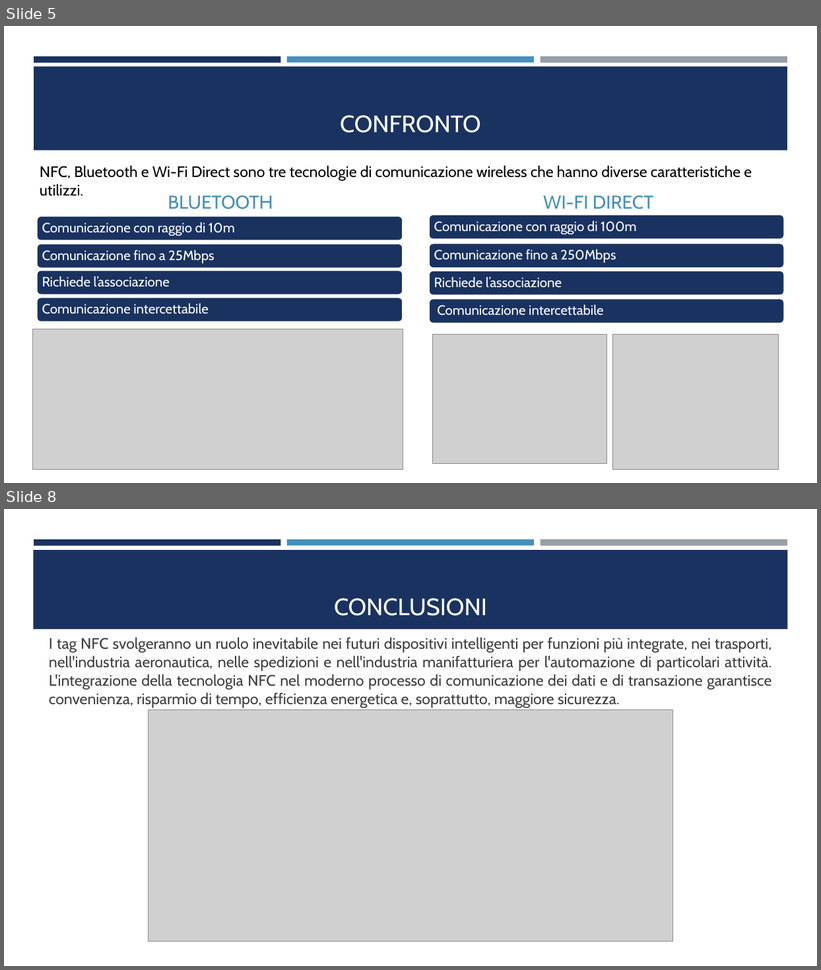
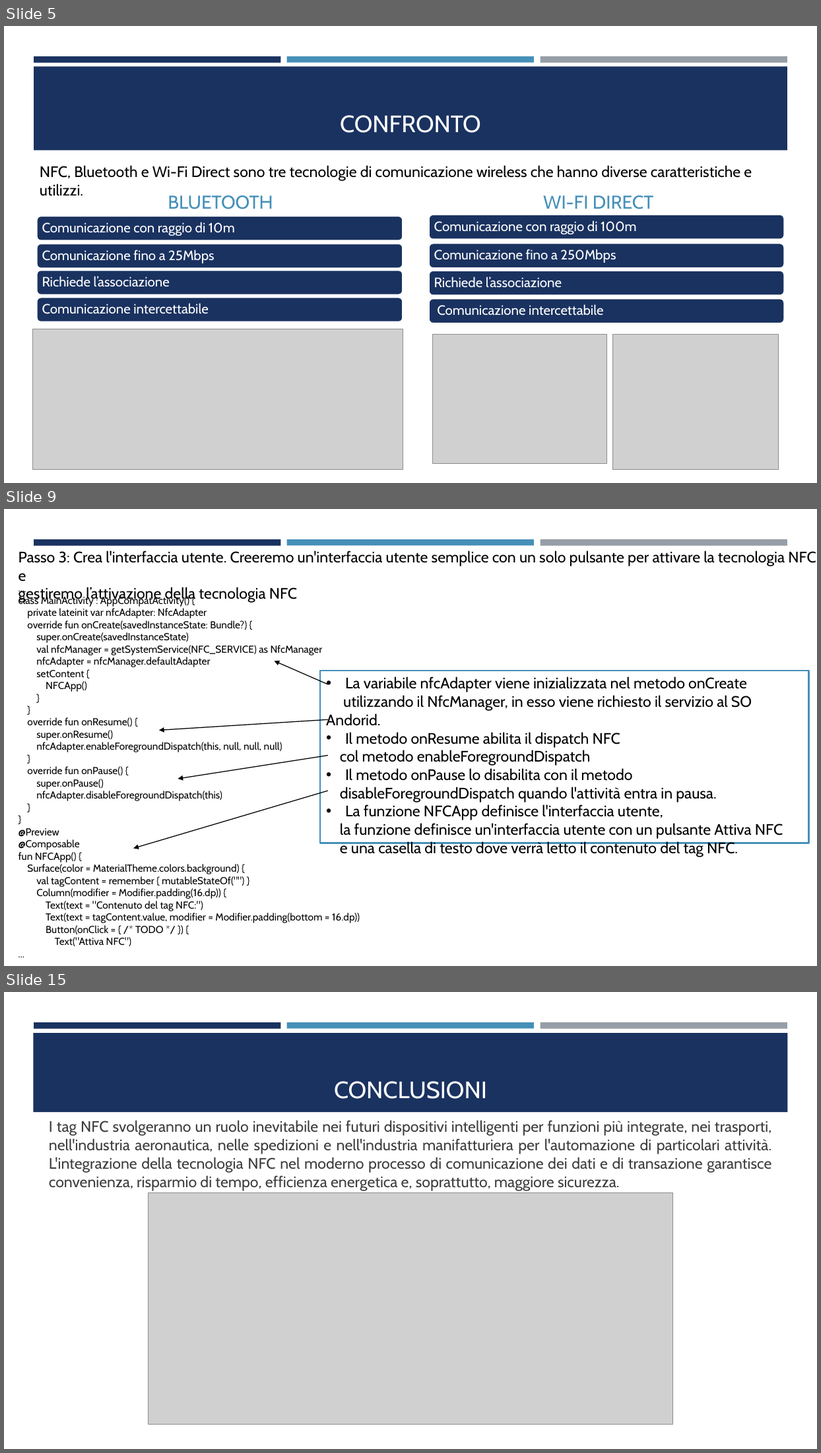
Before and after one commit to AndreaBedei1/Relazione-NFC, a slide deck: Presentazione_NFC/NFC.pptx. Shown one above the other, each under a label of ours: slides 5 and 8 before the commit, slides 5, 9 and 15 after it; the slides between them are not shown. The pictures are 821x970 and 821x1453 pixels, drawn with LibreOffice and Linux fonts; fonts in the diff are those of the drawing; grey boxes stand for pictures. Boxes give left, top, right and bottom in pixels: in the first picture for what was removed or moved away, otherwise in the second. Text is boxed around its words. In the diff, an @@ line names an element or a change of style, - is before the commit and + after.

```diff
--- a/Presentazione_NFC/NFC.pptx
+++ b/Presentazione_NFC/NFC.pptx
@@ slide 9 added at <box>4,509,817,966</box>, background #FFFFFF; not listed: 3 template elements that a slide beside it also shows @@
@@ text added at <box>19,551,816,603</box>, 18 pt, text #000000 @@
+Passo 3: Crea l'interfaccia utente. Creeremo un'interfaccia utente semplice con un solo pulsante per attivare la tecnologia NFC e
+gestiremo l’attivazione della tecnologia NFC
@@ text added at <box>19,595,360,947</box>, 12 pt, text #000000 @@
+...
+class MainActivity : AppCompatActivity() {
+private lateinit var nfcAdapter: NfcAdapter
+override fun onCreate(savedInstanceState: Bundle?) {
+super.onCreate(savedInstanceState)
+val nfcManager = getSystemService(NFC_SERVICE) as NfcManager
+nfcAdapter = nfcManager.defaultAdapter
+setContent {
+NFCApp()
+}
+}
+override fun onResume() {
+super.onResume()
+nfcAdapter.enableForegroundDispatch(this, null, null, null)
+}
+override fun onPause() {
+super.onPause()
+nfcAdapter.disableForegroundDispatch(this)
+}
+}
+@Preview
+@Composable
+fun NFCApp() {
+Surface(color = MaterialTheme.colors.background) {
+val tagContent = remember { mutableStateOf("") }
+Column(modifier = Modifier.padding(16.dp)) {
+Text(text = "Contenuto del tag NFC:")
+Text(text = tagContent.value, modifier = Modifier.padding(bottom = 16.dp))
+Button(onClick = { /* TODO */ }) {
+Text("Attiva NFC")
+...
@@ arrow added from (328, 685) to (274, 661), #000000 1 pt @@
@@ rectangle added at <box>321,671,809,843</box>, fill #FFFFFF, outline #4590B8 1.75 pt, 18 pt, text #000000 @@
+• La variabile nfcAdapter viene inizializzata nel metodo onCreate
+utilizzando il NfcManager, in esso viene richiesto il servizio al SO Andorid.
+• Il metodo onResume abilita il dispatch NFC
+col metodo enableForegroundDispatch
+• Il metodo onPause lo disabilita con il metodo
+disableForegroundDispatch quando l'attività entra in pausa.
+• La funzione NFCApp definisce l'interfaccia utente,
+la funzione definisce un'interfaccia utente con un pulsante Attiva NFC
+e una casella di testo dove verrà letto il contenuto del tag NFC.
@@ arrow added from (328, 720) to (159, 730), #000000 1 pt @@
@@ arrow added from (328, 755) to (178, 779), #000000 1 pt @@
@@ arrow added from (328, 791) to (133, 849), #000000 1 pt @@
@@ what was slide 8 is now slide 15 @@
```
Also in this commit, not shown: 1 slide changed, 6 other slides added.
